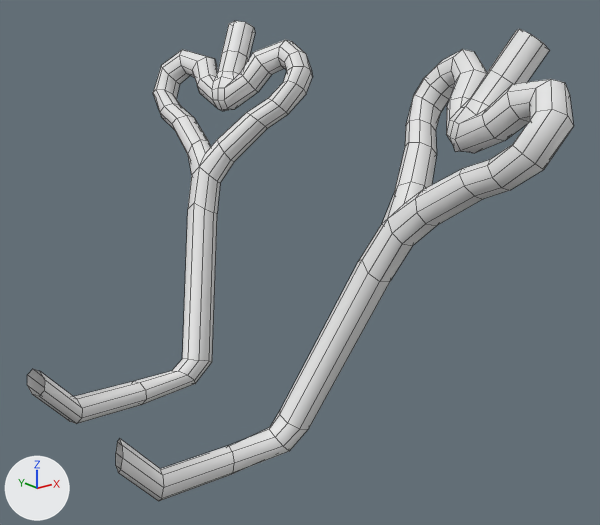
A saved change to the FBX model Assets/ColdResources/Meshes/exhaust.fbx.
The view is the same before and after, from a 50 mm camera at (1.24, -4.08, 1.52) aimed at (4.28, -0.29, 0.01). The lights are fixed; the arrows at lower left show +X, +Y and +Z. Mesh edges are drawn as thin lines.

Objects in the first picture: 'echapperment'.
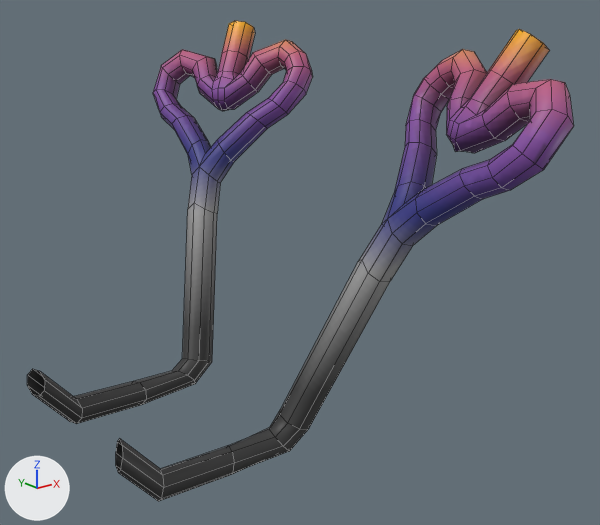
Boxes (x1, y1, x2, y2) around the edits, measured in the pictures (600 x 525 px):
'echapperment', surface changed: (27, 21, 574, 501) in both

Patch to the scene script:
```diff
--- a/Assets/ColdResources/Meshes/exhaust.fbx.py
+++ b/Assets/ColdResources/Meshes/exhaust.fbx.py
@@ img_exhaust_col_png @@
+img_exhaust_col_png = load_image('exhaust_col.png', '../Maps/exhaust_col.png', 256, 256, 'sRGB')
@@ mat_default_obj @@
 mat_default_obj = principled_material('Default OBJ')
-mat_default_obj.base_color = (0.8, 0.8, 0.8)  # white #e7e7e7
+mat_default_obj.texture = img_exhaust_col_png
```
